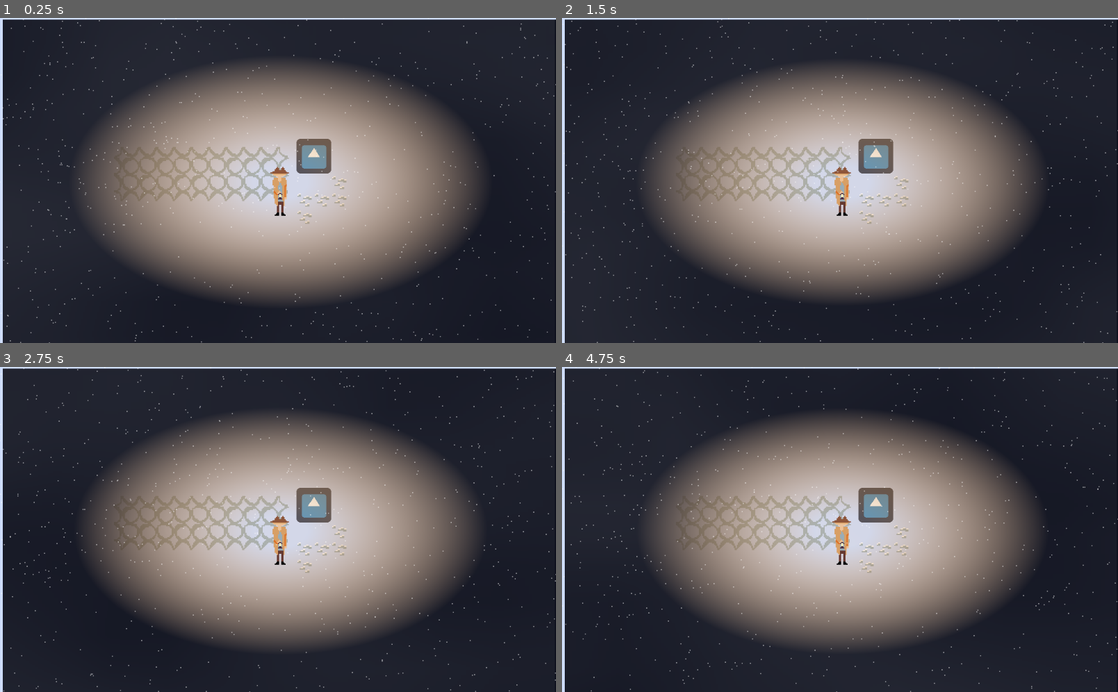
Above: before the commit, frames 1-4 (two rows, left to right).
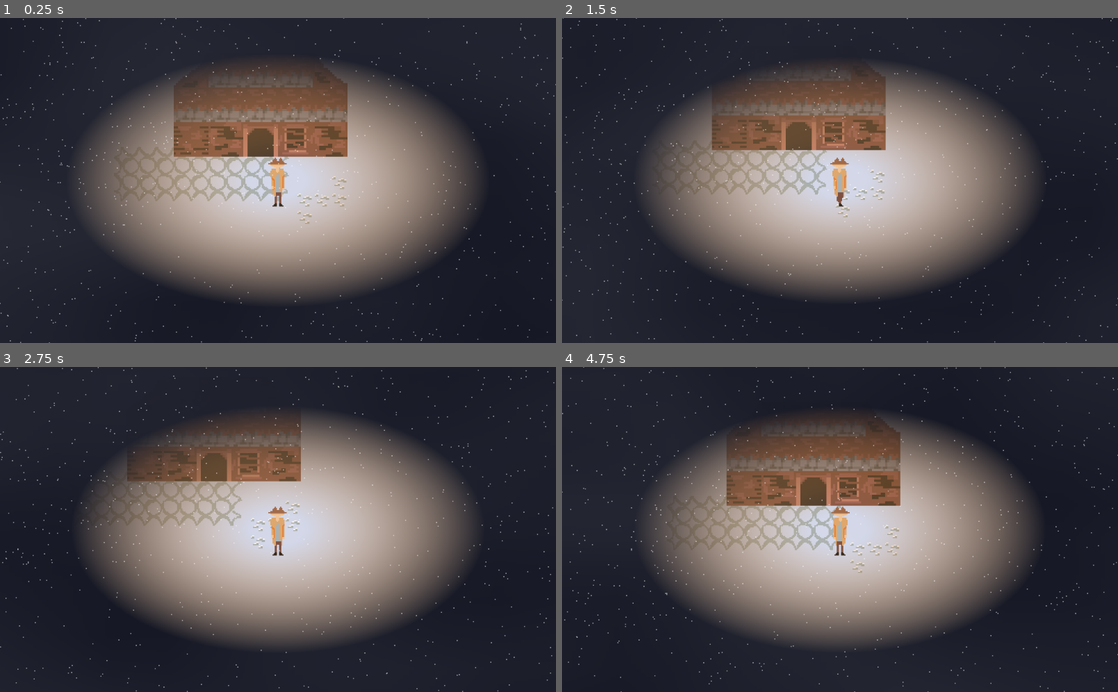
Above: after the commit, the same moments.

Repository: mdisko/InconspicuousDog
Game: Godot game, scene res://Snow.tscn
Two runs of this game, one before a commit and one after it. Both use one fixed random seed, a clock stepped at 60 frames per second and the inputs below. The engine's default icon, where the game draws it, is replaced by a stand-in: a white triangle on a blue panel in a dark square.
Inputs:
- Up to frame 1 (0.25 s): no input
- Up to frame 2 (1.5 s): hold D (right, bound only after the commit) 0.53-1.28 s; hold S (down, bound only after the commit) from 1.28 s (still down)
- Up to frame 3 (2.75 s): release S (down, bound only after the commit) at 2.03 s; hold D (right, bound only after the commit) from 2.03 s (still down)
- Up to frame 4 (4.75 s): release D (right, bound only after the commit) at 2.78 s; hold W (up, bound only after the commit) 2.78-3.53 s; hold A (left, bound only after the commit) from 3.53 s (still down)

The runs differ from the first frame. In frame 1, 8.7% of the frame differs, in the area x 0-100%, y 0-100%; in frame 2, 10%; in frame 3, 8.7%; in frame 4, 11%.

Commit message:
Player

Diff:
--- /dev/null
+++ b/Idle.gd
@@ -0,0 +1,15 @@
+extends Node
+
+onready var SM = get_parent()
+onready var player = get_node("../..")
+
+func _ready():
+	yield(player, "ready")
+
+func start():
+	player.direction = 0
+	player.set_animation("Idle")
+
+func physics_process(_delta):
+	if player.is_moving():
+		SM.set_state("Walking")
--- /dev/null
+++ b/Player.gd
@@ -0,0 +1,30 @@
+extends KinematicBody2D
+
+onready var SM = $SM
+export var move_speed = 20
+
+var direction = 0
+
+func _physics_process(_delta):
+	if direction < 0 and not $AnimatedSprite.flip_h: $AnimatedSprite.flip_h = true
+	if direction > 0 and $AnimatedSprite.flip_h: $AnimatedSprite.flip_h = false
+
+
+func is_moving():
+	if Input.is_action_pressed("left") or Input.is_action_pressed("right") or Input.is_action_pressed("up") or Input.is_action_pressed("down"):
+		return true
+	return false
+
+func move_vector():
+	return Vector2(Input.get_action_strength("right") - Input.get_action_strength("left"), Input.get_action_strength("down") - Input.get_action_strength("up"))
+
+func _unhandled_input(event):
+	if event.is_action_pressed("left"):
+		direction = -1
+	if event.is_action_pressed("right"):
+		direction = 1
+
+func set_animation(anim):
+	if $AnimatedSprite.animation == anim: return
+	if $AnimatedSprite.frames.has_animation(anim): $AnimatedSprite.play(anim)
+	else: $AnimatedSprite.play()
--- /dev/null
+++ b/Player.tscn
@@ -0,0 +1,49 @@
+[gd_scene load_steps=10 format=2]
+
+[ext_resource path="res://StateMachine.gd" type="Script" id=1]
+[ext_resource path="res://Idle.gd" type="Script" id=2]
+[ext_resource path="res://Player.gd" type="Script" id=3]
+[ext_resource path="res://Walking.gd" type="Script" id=4]
+[ext_resource path="res://assets/invest3.png" type="Texture" id=5]
+[ext_resource path="res://assets/invest.png" type="Texture" id=6]
+[ext_resource path="res://PlayerCam.gd" type="Script" id=7]
+
+[sub_resource type="SpriteFrames" id=1]
+animations = [ {
+"frames": [ ExtResource( 6 ) ],
+"loop": true,
+"name": "Idle",
+"speed": 1.0
+}, {
+"frames": [ ExtResource( 6 ), ExtResource( 5 ) ],
+"loop": true,
+"name": "Walking",
+"speed": 2.0
+} ]
+
+[sub_resource type="RectangleShape2D" id=2]
+extents = Vector2( 12, 16 )
+
+[node name="Player" type="KinematicBody2D"]
+script = ExtResource( 3 )
+
+[node name="AnimatedSprite" type="AnimatedSprite" parent="."]
+scale = Vector2( 2, 2 )
+frames = SubResource( 1 )
+animation = "Idle"
+
+[node name="CollisionShape2D" type="CollisionShape2D" parent="."]
+position = Vector2( 0, 34 )
+shape = SubResource( 2 )
+
+[node name="SM" type="Node" parent="."]
+script = ExtResource( 1 )
+
+[node name="Idle" type="Node" parent="SM"]
+script = ExtResource( 2 )
+
+[node name="Walking" type="Node" parent="SM"]
+script = ExtResource( 4 )
+
+[node name="Camera2D" type="Camera2D" parent="."]
+script = ExtResource( 7 )
--- /dev/null
+++ b/PlayerCam.gd
@@ -0,0 +1,16 @@
+extends Camera2D
+
+
+# Declare member variables here. Examples:
+# var a = 2
+# var b = "text"
+
+
+# Called when the node enters the scene tree for the first time.
+func _ready():
+	current = true
+
+
+# Called every frame. 'delta' is the elapsed time since the previous frame.
+#func _process(delta):
+#	pass
--- a/Snow.tscn
+++ b/Snow.tscn
@@ -1,11 +1,37 @@
-[gd_scene load_steps=16 format=2]
-
-[ext_resource path="res://assets/invest2.png" type="Texture" id=1]
+[gd_scene load_steps=24 format=2]
+
+[ext_resource path="res://Player.tscn" type="PackedScene" id=1]
 [ext_resource path="res://assets/TS1.png" type="Texture" id=2]
-[ext_resource path="res://icon.png" type="Texture" id=3]
-
-[sub_resource type="ConvexPolygonShape2D" id=10]
-points = PoolVector2Array( 0, 0, 16, 16, 16, 32, 0, 32 )
+
+[sub_resource type="ConvexPolygonShape2D" id=14]
+points = PoolVector2Array( 0, 0, 16, 0, 16, 16, 0, 16 )
+
+[sub_resource type="ConvexPolygonShape2D" id=15]
+points = PoolVector2Array( 0, 0, 16, 0, 16, 16, 0, 16 )
+
+[sub_resource type="ConvexPolygonShape2D" id=16]
+points = PoolVector2Array( 0, 16, 0, 16, 16, 0, 16, 16 )
+
+[sub_resource type="ConvexPolygonShape2D" id=17]
+points = PoolVector2Array( 16, 16, 16, 16, 0, 16, 0, 0, 16, 16 )
+
+[sub_resource type="ConvexPolygonShape2D" id=18]
+points = PoolVector2Array( 0, 0, 16, 0, 16, 16, 0, 16 )
+
+[sub_resource type="ConvexPolygonShape2D" id=19]
+points = PoolVector2Array( 0, 0, 16, 0, 16, 16, 0, 16 )
+
+[sub_resource type="ConvexPolygonShape2D" id=20]
+points = PoolVector2Array( 0, 0, 16, 0, 16, 16, 0, 16 )
+
+[sub_resource type="ConvexPolygonShape2D" id=21]
+points = PoolVector2Array( 0, 0, 16, 0, 16, 16, 0, 16 )
+
+[sub_resource type="ConvexPolygonShape2D" id=22]
+points = PoolVector2Array( 0, 0, 16, 0, 16, 16, 0, 16 )
+
+[sub_resource type="ConvexPolygonShape2D" id=23]
+points = PoolVector2Array( 0, 0, 16, 0, 16, 16, 0, 16 )
 
 [sub_resource type="TileSet" id=11]
 0/name = "TS1.png 0"
@@ -32,16 +58,9 @@
 1/navigation_offset = Vector2( 0, 0 )
 1/shape_offset = Vector2( 0, 0 )
 1/shape_transform = Transform2D( 1, 0, 0, 1, 0, 0 )
-1/shape = SubResource( 10 )
 1/shape_one_way = false
-1/shape_one_way_margin = 1.0
-1/shapes = [ {
-"autotile_coord": Vector2( 0, 0 ),
-"one_way": false,
-"one_way_margin": 1.0,
-"shape": SubResource( 10 ),
-"shape_transform": Transform2D( 1, 0, 0, 1, 0, 0 )
-} ]
+1/shape_one_way_margin = 0.0
+1/shapes = [  ]
 1/z_index = 0
 2/name = "TS1.png 2"
 2/texture = ExtResource( 2 )
@@ -211,6 +230,216 @@
 13/shape_one_way_margin = 0.0
 13/shapes = [  ]
 13/z_index = 0
+14/name = "TS1.png 14"
+14/texture = ExtResource( 2 )
+14/tex_offset = Vector2( 0, 0 )
+14/modulate = Color( 1, 1, 1, 1 )
+14/region = Rect2( 64, 64, 16, 16 )
+14/tile_mode = 0
+14/occluder_offset = Vector2( 0, 0 )
+14/navigation_offset = Vector2( 0, 0 )
+14/shape_offset = Vector2( 0, 0 )
+14/shape_transform = Transform2D( 1, 0, 0, 1, 0, 0 )
+14/shape = SubResource( 14 )
+14/shape_one_way = false
+14/shape_one_way_margin = 1.0
+14/shapes = [ {
+"autotile_coord": Vector2( 0, 0 ),
+"one_way": false,
+"one_way_margin": 1.0,
+"shape": SubResource( 14 ),
+"shape_transform": Transform2D( 1, 0, 0, 1, 0, 0 )
+} ]
+14/z_index = 0
+15/name = "TS1.png 15"
+15/texture = ExtResource( 2 )
+15/tex_offset = Vector2( 0, 0 )
+15/modulate = Color( 1, 1, 1, 1 )
+15/region = Rect2( 80, 64, 16, 16 )
+15/tile_mode = 0
+15/occluder_offset = Vector2( 0, 0 )
+15/navigation_offset = Vector2( 0, 0 )
+15/shape_offset = Vector2( 0, 0 )
+15/shape_transform = Transform2D( 1, 0, 0, 1, 0, 0 )
+15/shape = SubResource( 15 )
+15/shape_one_way = false
+15/shape_one_way_margin = 1.0
+15/shapes = [ {
+"autotile_coord": Vector2( 0, 0 ),
+"one_way": false,
+"one_way_margin": 1.0,
+"shape": SubResource( 15 ),
+"shape_transform": Transform2D( 1, 0, 0, 1, 0, 0 )
+} ]
+15/z_index = 0
+16/name = "TS1.png 16"
+16/texture = ExtResource( 2 )
+16/tex_offset = Vector2( 0, 0 )
+16/modulate = Color( 1, 1, 1, 1 )
+16/region = Rect2( 80, 48, 16, 16 )
+16/tile_mode = 0
+16/occluder_offset = Vector2( 0, 0 )
+16/navigation_offset = Vector2( 0, 0 )
+16/shape_offset = Vector2( 0, 0 )
+16/shape_transform = Transform2D( 1, 0, 0, 1, 0, 0 )
+16/shape = SubResource( 16 )
+16/shape_one_way = false
+16/shape_one_way_margin = 1.0
+16/shapes = [ {
+"autotile_coord": Vector2( 0, 0 ),
+"one_way": false,
+"one_way_margin": 1.0,
+"shape": SubResource( 16 ),
+"shape_transform": Transform2D( 1, 0, 0, 1, 0, 0 )
+} ]
+16/z_index = 0
+17/name = "TS1.png 17"
+17/texture = ExtResource( 2 )
+17/tex_offset = Vector2( 0, 0 )
+17/modulate = Color( 1, 1, 1, 1 )
+17/region = Rect2( 96, 48, 16, 16 )
+17/tile_mode = 0
+17/occluder_offset = Vector2( 0, 0 )
+17/navigation_offset = Vector2( 0, 0 )
+17/shape_offset = Vector2( 0, 0 )
+17/shape_transform = Transform2D( 1, 0, 0, 1, 0, 0 )
+17/shape = SubResource( 17 )
+17/shape_one_way = false
+17/shape_one_way_margin = 1.0
+17/shapes = [ {
+"autotile_coord": Vector2( 0, 0 ),
+"one_way": false,
+"one_way_margin": 1.0,
+"shape": SubResource( 17 ),
+"shape_transform": Transform2D( 1, 0, 0, 1, 0, 0 )
+} ]
+17/z_index = 0
+18/name = "TS1.png 18"
+18/texture = ExtResource( 2 )
+18/tex_offset = Vector2( 0, 0 )
+18/modulate = Color( 1, 1, 1, 1 )
+18/region = Rect2( 96, 64, 16, 16 )
+18/tile_mode = 0
+18/occluder_offset = Vector2( 0, 0 )
+18/navigation_offset = Vector2( 0, 0 )
+18/shape_offset = Vector2( 0, 0 )
+18/shape_transform = Transform2D( 1, 0, 0, 1, 0, 0 )
+18/shape = SubResource( 18 )
+18/shape_one_way = false
+18/shape_one_way_margin = 1.0
+18/shapes = [ {
+"autotile_coord": Vector2( 0, 0 ),
+"one_way": false,
+"one_way_margin": 1.0,
+"shape": SubResource( 18 ),
+"shape_transform": Transform2D( 1, 0, 0, 1, 0, 0 )
+} ]
+18/z_index = 0
+19/name = "TS1.png 19"
+19/texture = ExtResource( 2 )
+19/tex_offset = Vector2( 0, 0 )
+19/modulate = Color( 1, 1, 1, 1 )
+19/region = Rect2( 112, 64, 16, 16 )
+19/tile_mode = 0
+19/occluder_offset = Vector2( 0, 0 )
+19/navigation_offset = Vector2( 0, 0 )
+19/shape_offset = Vector2( 0, 0 )
+19/shape_transform = Transform2D( 1, 0, 0, 1, 0, 0 )
+19/shape = SubResource( 19 )
+19/shape_one_way = false
+19/shape_one_way_margin = 1.0
+19/shapes = [ {
+"autotile_coord": Vector2( 0, 0 ),
+"one_way": false,
+"one_way_margin": 1.0,
+"shape": SubResource( 19 ),
+"shape_transform": Transform2D( 1, 0, 0, 1, 0, 0 )
+} ]
+19/z_index = 0
+20/name = "TS1.png 20"
+20/texture = ExtResource( 2 )
+20/tex_offset = Vector2( 0, 0 )
+20/modulate = Color( 1, 1, 1, 1 )
+20/region = Rect2( 64, 80, 16, 16 )
+20/tile_mode = 0
+20/occluder_offset = Vector2( 0, 0 )
+20/navigation_offset = Vector2( 0, 0 )
+20/shape_offset = Vector2( 0, 0 )
+20/shape_transform = Transform2D( 1, 0, 0, 1, 0, 0 )
+20/shape = SubResource( 20 )
+20/shape_one_way = false
+20/shape_one_way_margin = 1.0
+20/shapes = [ {
+"autotile_coord": Vector2( 0, 0 ),
+"one_way": false,
+"one_way_margin": 1.0,
+"shape": SubResource( 20 ),
+"shape_transform": Transform2D( 1, 0, 0, 1, 0, 0 )
+} ]
+20/z_index = 0
+21/name = "TS1.png 21"
+21/texture = ExtResource( 2 )
+21/tex_offset = Vector2( 0, 0 )
+21/modulate = Color( 1, 1, 1, 1 )
+21/region = Rect2( 80, 80, 16, 16 )
+21/tile_mode = 0
+21/occluder_offset = Vector2( 0, 0 )
+21/navigation_offset = Vector2( 0, 0 )
+21/shape_offset = Vector2( 0, 0 )
+21/shape_transform = Transform2D( 1, 0, 0, 1, 0, 0 )
+21/shape = SubResource( 21 )
+21/shape_one_way = false
+21/shape_one_way_margin = 1.0
+21/shapes = [ {
+"autotile_coord": Vector2( 0, 0 ),
+"one_way": false,
+"one_way_margin": 1.0,
+"shape": SubResource( 21 ),
+"shape_transform": Transform2D( 1, 0, 0, 1, 0, 0 )
+} ]
+21/z_index = 0
+22/name = "TS1.png 22"
+22/texture = ExtResource( 2 )
+22/tex_offset = Vector2( 0, 0 )
+22/modulate = Color( 1, 1, 1, 1 )
+22/region = Rect2( 96, 80, 16, 16 )
+22/tile_mode = 0
+22/occluder_offset = Vector2( 0, 0 )
+22/navigation_offset = Vector2( 0, 0 )
+22/shape_offset = Vector2( 0, 0 )
+22/shape_transform = Transform2D( 1, 0, 0, 1, 0, 0 )
+22/shape = SubResource( 22 )
+22/shape_one_way = false
+22/shape_one_way_margin = 1.0
+22/shapes = [ {
+"autotile_coord": Vector2( 0, 0 ),
+"one_way": false,
+"one_way_margin": 1.0,
+"shape": SubResource( 22 ),
+"shape_transform": Transform2D( 1, 0, 0, 1, 0, 0 )
+} ]
+22/z_index = 0
+23/name = "TS1.png 23"
+23/texture = ExtResource( 2 )
+23/tex_offset = Vector2( 0, 0 )
+23/modulate = Color( 1, 1, 1, 1 )
+23/region = Rect2( 112, 80, 16, 16 )
+23/tile_mode = 0
+23/occluder_offset = Vector2( 0, 0 )
+23/navigation_offset = Vector2( 0, 0 )
+23/shape_offset = Vector2( 0, 0 )
+23/shape_transform = Transform2D( 1, 0, 0, 1, 0, 0 )
+23/shape = SubResource( 23 )
+23/shape_one_way = false
+23/shape_one_way_margin = 1.0
+23/shapes = [ {
+"autotile_coord": Vector2( 0, 0 ),
+"one_way": false,
+"one_way_margin": 1.0,
+"shape": SubResource( 23 ),
+"shape_transform": Transform2D( 1, 0, 0, 1, 0, 0 )
+} ]
+23/z_index = 0
 
 [sub_resource type="Shader" id=12]
 code = "shader_type canvas_item;
@@ -332,38 +561,39 @@
 margin_bottom = 606.0
 color = Color( 0, 0, 0, 1 )
 
-[node name="TileMap" type="TileMap" parent="."]
+[node name="Floor" type="TileMap" parent="."]
 scale = Vector2( 2, 2 )
 tile_set = SubResource( 11 )
 cell_size = Vector2( 16, 16 )
 format = 1
 tile_data = PoolIntArray( -65529, 0, 0, -65528, 0, 0, -65527, 0, 0, -65526, 0, 0, -65525, 0, 0, -65524, 0, 0, -65523, 0 …(18414 unchanged characters)…
 
-[node name="Icon" type="Sprite" parent="."]
-position = Vector2( 578, 255 )
-texture = ExtResource( 3 )
-
-[node name="ColorRect3" type="ColorRect" parent="."]
+[node name="House" type="TileMap" parent="."]
+scale = Vector2( 4, 4 )
+tile_set = SubResource( 11 )
+cell_size = Vector2( 16, 16 )
+format = 1
+tile_data = PoolIntArray( 65541, 16, 0, 65542, 15, 0, 65543, 15, 0, 65544, 15, 0, 65545, 17, 0, 131077, 15, 0, 131078, 15, 0, 131079, 15, 0, 131080, 15, 0, 131081, 15, 0, 196613, 22, 0, 196614, 20, 0, 196615, 21, 0, 196616, 18, 0, 196617, 20, 0 )
+
+[node name="Player" parent="." instance=ExtResource( 1 )]
+position = Vector2( 512, 300 )
+move_speed = 60
+
+[node name="Shaders_topeffects" type="Node2D" parent="Player"]
+position = Vector2( -512, -300 )
+
+[node name="ColorRect3" type="ColorRect" parent="Player/Shaders_topeffects"]
 material = SubResource( 13 )
-margin_left = 5.0
-margin_top = 3.0
-margin_right = 1029.0
-margin_bottom = 1027.0
-
-[node name="ColorRect2" type="ColorRect" parent="."]
+margin_right = 1024.0
+margin_bottom = 1024.0
+
+[node name="ColorRect2" type="ColorRect" parent="Player/Shaders_topeffects"]
 material = SubResource( 7 )
-margin_left = -1.0
-margin_top = -1.0
-margin_right = 1022.0
-margin_bottom = 604.0
+margin_right = 1024.0
+margin_bottom = 600.0
 color = Color( 1, 1, 1, 0 )
 
-[node name="Invest2" type="Sprite" parent="ColorRect2"]
-position = Vector2( 517, 318 )
-scale = Vector2( 2, 2 )
-texture = ExtResource( 1 )
-
-[node name="Particles2D" type="Particles2D" parent="."]
+[node name="Particles2D" type="Particles2D" parent="Player/Shaders_topeffects"]
 position = Vector2( 727, -100 )
 amount = 3000
 lifetime = 10.0
@@ -374,7 +604,7 @@
 local_coords = false
 process_material = SubResource( 1 )
 
-[node name="Particles2D2" type="Particles2D" parent="."]
+[node name="Particles2D2" type="Particles2D" parent="Player/Shaders_topeffects"]
 position = Vector2( 1237, 188 )
 amount = 3000
 lifetime = 10.0
--- /dev/null
+++ b/StateMachine.gd
@@ -0,0 +1,35 @@
+extends Node
+
+onready var state = null
+onready var previous_state = null
+onready var state_name = ""
+
+func _ready():
+	if get_child_count():
+		set_state(get_children()[0].name)
+
+func _physics_process(delta):
+	if state and state.has_method("physics_process"):
+		state.physics_process(delta)
+
+func _process(delta):
+	if state and state.has_method("process"):
+		state.process(delta)
+
+func _unhandled_input(event):
+	if state and state.has_method("unhandled_input"):
+		state.unhandled_input(event)
+
+func set_state(s):
+	state_name = s
+	var new_state = get_node(s)
+	if new_state != null:
+		if state != null:
+			if state.has_method("end"):
+				state.end()
+			previous_state = state
+		state = new_state
+		if state.has_method("start"):
+			state.start()
+	else:
+		state = null
--- /dev/null
+++ b/Walking.gd
@@ -0,0 +1,17 @@
+extends Node
+
+onready var SM = get_parent()
+onready var player = get_node("../..")
+
+func _ready():
+	yield(player, "ready")
+
+func start():
+	player.set_animation("Walking")
+
+func physics_process(delta):
+	if player.is_moving():
+		player.move_and_collide(player.move_vector().normalized() * player.move_speed * delta)
+	else:
+		player.direction = Vector2.ZERO
+		SM.set_state("Idle")
--- a/project.godot
+++ b/project.godot
@@ -18,6 +18,29 @@
 
 common/drop_mouse_on_gui_input_disabled=true
 
+[input]
+
+right={
+"deadzone": 0.5,
+"events": [ Object(InputEventKey,"resource_local_to_scene":false,"resource_name":"","device":0,"alt":false,"shift":false,"control":false,"meta":false,"command":false,"pressed":false,"scancode":0,"physical_scancode":68,"unicode":0,"echo":false,"script":null)
+ ]
+}
+left={
+"deadzone": 0.5,
+"events": [ Object(InputEventKey,"resource_local_to_scene":false,"resource_name":"","device":0,"alt":false,"shift":false,"control":false,"meta":false,"command":false,"pressed":false,"scancode":0,"physical_scancode":65,"unicode":0,"echo":false,"script":null)
+ ]
+}
+up={
+"deadzone": 0.5,
+"events": [ Object(InputEventKey,"resource_local_to_scene":false,"resource_name":"","device":0,"alt":false,"shift":false,"control":false,"meta":false,"command":false,"pressed":false,"scancode":0,"physical_scancode":87,"unicode":0,"echo":false,"script":null)
+ ]
+}
+down={
+"deadzone": 0.5,
+"events": [ Object(InputEventKey,"resource_local_to_scene":false,"resource_name":"","device":0,"alt":false,"shift":false,"control":false,"meta":false,"command":false,"pressed":false,"scancode":0,"physical_scancode":83,"unicode":0,"echo":false,"script":null)
+ ]
+}
+
 [physics]
 
 common/enable_pause_aware_picking=true
Not shown, added: assets/forestsnow.png.import
Not shown, added: assets/forestsnow2.png.import
Not shown, added: assets/forestsnow3.png.import
Not shown, changed: assets/forestsnow4.png.import
Not shown, added: assets/fscorner.png.import
Not shown, added: assets/fscorner2.png.import
Not shown, added: assets/fscorner3.png.import
Not shown, added: assets/fscorner4.png.import
Not shown, added: assets/gun.png.import
Not shown, added: assets/lantern.png.import
Binary file removed: assets/light.png
Not shown, added: assets/meat.png.import
(and 2 more such lines)
